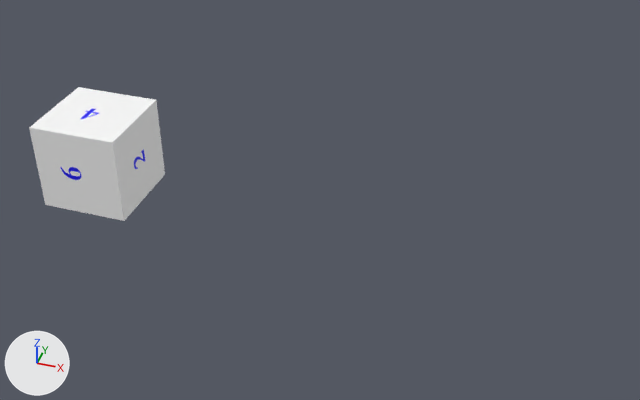
An edit to the Blender file UV/UV概念.blend, drawn before and after from the same camera.
Camera for both pictures: a 50 mm lens placed at (10.1, -14.79, 10.4), pointed at (5.23, -0.05, -0.15). Every picture has the same lights, and +X, +Y and +Z are marked at lower left.
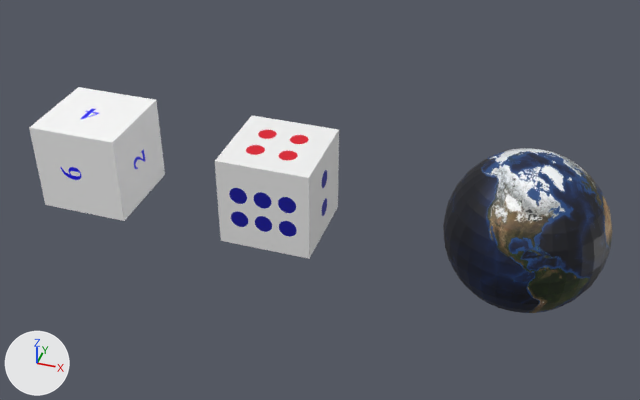
Changed parts and their boxes (x1, y1, x2, y2) in the pictures (640 x 400 px):
'球体', added
    after: (443, 148, 612, 313)
'立方体', added
    after: (215, 115, 339, 259)

The change, as a diff of the scene's bpy script:
```diff
--- a/UV/UV概念.blend.py
+++ b/UV/UV概念.blend.py
@@ img_earth_jpg @@
+img_earth_jpg = load_image('earth.jpg', 'earth.jpg', 2048, 1024, 'sRGB')
@@ img_cube_png @@
+img_cube_png = load_image('Cube.png', 'Cube.png', 1024, 1024, 'sRGB')
@@ mat_材质_001 @@
+mat_材质_001 = principled_material('材质.001')
+mat_材质_001.texture = img_earth_jpg
@@ mat_材质 @@
+mat_材质 = principled_material('材质')
+mat_材质.texture = img_cube_png
@@ me_球体 @@
+me_球体.from_pydata(...)  # a UV sphere (32 segments, 16 rings, poles along z) spanning x -1.0..1.0, y -1.0..1.0, z -1.0..1.0
+me_球体.materials.append(mat_材质_001)  # picture img_earth_jpg
@@ me_立方体 @@
+me_立方体.from_pydata(...)  # a box spanning x -1.0..1.0, y -1.0..1.0, z -1.0..1.0
+me_立方体.materials.append(mat_材质)  # picture img_cube_png
@@ ob_球体 @@
+ob_球体 = bpy.data.objects.new('球体', me_球体)
+ob_球体.location = (9.51, 0.0, 0.0)
+ob_球体.scale = (1.63, 1.63, 1.63)
@@ ob_立方体 @@
+ob_立方体 = bpy.data.objects.new('立方体', me_立方体)
+ob_立方体.location = (4.31, 0.0, 0.0)
```
